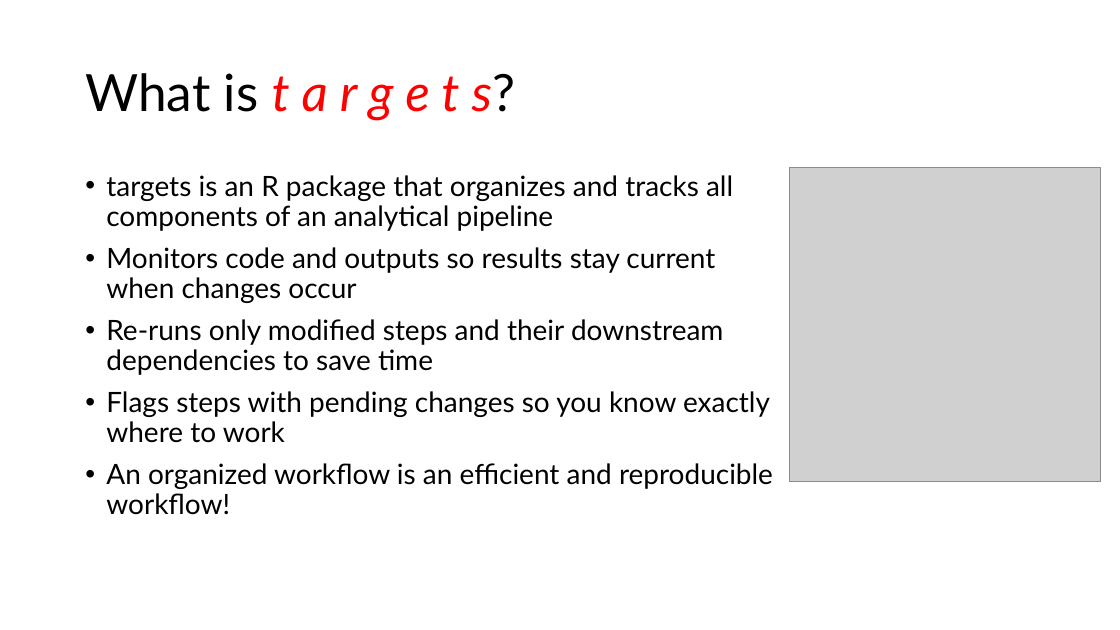
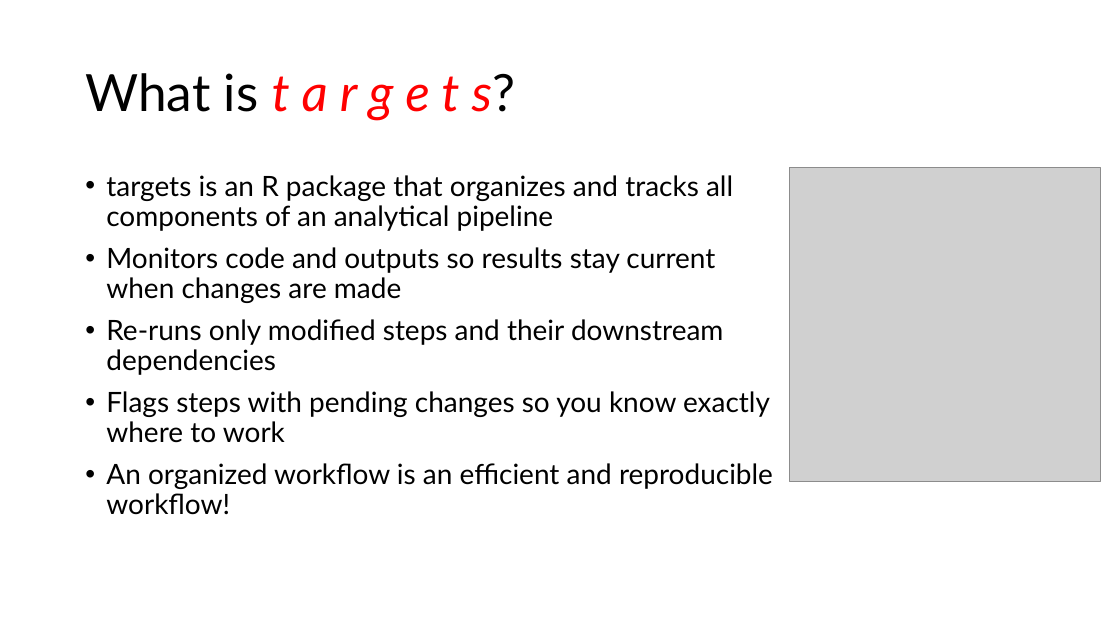
Before and after one commit to andreashandel/targets-tutorial, a slide deck: slide 3 of products/slides/idig-pres.pptx. Drawn at 1120x630 pixels with LibreOffice and Linux fonts; fonts in the diff are those of the drawing; grey boxes stand for pictures. Boxes give left, top, right and bottom in pixels: in the first picture for what was removed or moved away, otherwise in the second. Text is boxed around its words. In the diff, an @@ line names an element or a change of style, - is before the commit and + after.

Commit message:
work: slides

```diff
--- a/products/slides/idig-pres.pptx
+++ b/products/slides/idig-pres.pptx
@@ text at (106, 247, 723, 375): text changed @@
-• Monitors code and outputs so results stay current when changes occur
-• Re-runs only modified steps and their downstream dependencies to save time
+• Monitors code and outputs so results stay current when changes are made
+• Re-runs only modified steps and their downstream dependencies
```
Also in this commit, not shown: 4 other slides changed, 3 slides added.
